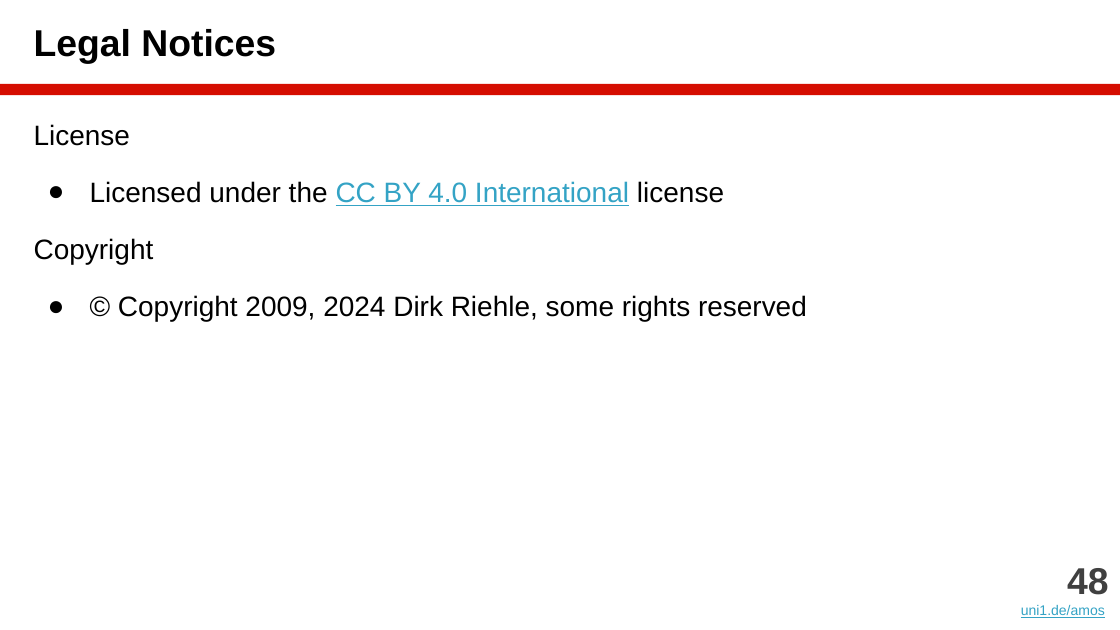
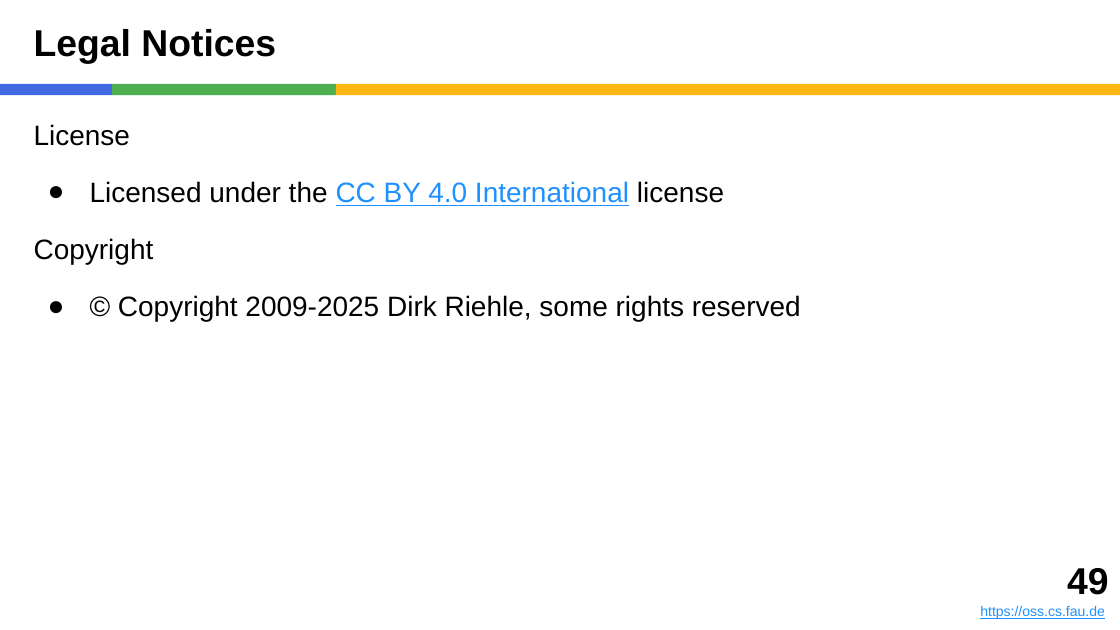
Before and after one commit to dirkriehle/amos-course, a slide deck: slide 49 of Lecture slides/AMOS B05 - Agile Programming.pptx (slide 48 before the commit). Drawn at 1120x630 pixels with LibreOffice and Linux fonts; fonts in the diff are those of the drawing. Boxes give left, top, right and bottom in pixels: in the first picture for what was removed or moved away, otherwise in the second. Text is boxed around its words. In the diff, an @@ line names an element or a change of style, - is before the commit and + after.

```diff
--- a/Lecture slides/AMOS B05 - Agile Programming.pptx
+++ b/Lecture slides/AMOS B05 - Agile Programming.pptx
@@ rectangle added at (x1=0, y1=84, x2=112, y2=95), fill #4169E1 @@
@@ rectangle added at (x1=112, y1=84, x2=336, y2=95), fill #4CAF50 @@
@@ rectangle resized from (x1=0, y1=84, x2=1120, y2=95) to (x1=336, y1=84, x2=1120, y2=95) @@
@@ rectangle at (x1=336, y1=84, x2=1120, y2=95): fill #D50D01 to #FEB612 @@
@@ text at (x1=90, y1=181, x2=724, y2=206): text colour #34A3C5 to #1E90FF in "CC BY 4.0 International" @@
@@ text at (x1=118, y1=295, x2=801, y2=322): text changed @@
-● © Copyright 2009, 2024 Dirk Riehle, some rights reserved
+● © Copyright 2009-2025 Dirk Riehle, some rights reserved
@@ text added at (x1=980, y1=568, x2=1108, y2=619), 9 pt, text #1E90FF, underline @@
+49
+https://oss.cs.fau.de
@@ text removed at (x1=1021, y1=568, x2=1108, y2=618) @@
-48
-uni1.de/amos
```
Also in this commit, not shown: 47 other slides changed, 1 slide added, 13 other files.
